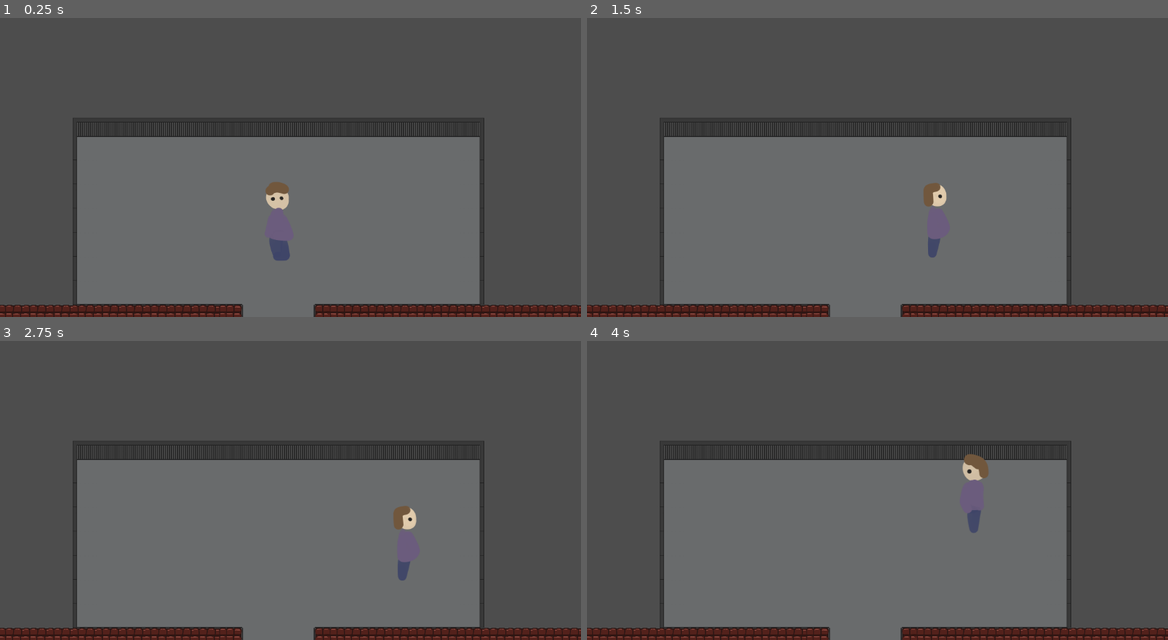
Above: before the commit, frames 1-4 (two rows, left to right).
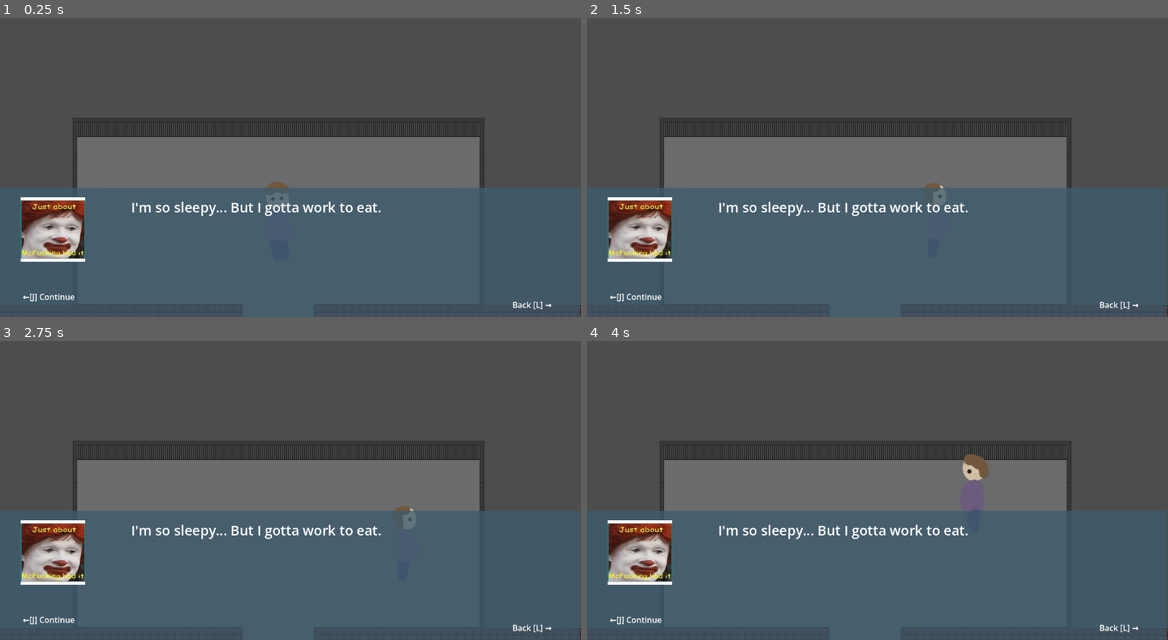
Above: after the commit, the same moments.

Repository: Isabelle1909/JuggleManMania
Game: Godot game, scene res://scenes/balcony_scene/balcony_scene.tscn
Same seed, same stepped clock (60 frames per second), same inputs: the game is played once before the commit and once after it. This scene is started directly instead of the project's main scene. The engine's default icon, where the game draws it, is replaced by a stand-in: a white triangle on a blue panel in a dark square.
Inputs:
- Up to frame 1 (0.25 s): no input
- Up to frame 2 (1.5 s): tap Enter at 0.5 s; hold D (move_right) 0.53-1.28 s; tap J (interact) at 0.6, 1.35 s; hold L (back) from 1.28 s (still down)
- Up to frame 3 (2.75 s): tap Space at 2 s; release L (back) at 2.03 s; hold D (move_right) from 2.03 s (still down); tap T (test input 1) at 2.1 s; tap J (interact) at 2.3 s
- Up to frame 4 (4 s): release D (move_right) at 2.78 s; hold Up (ui_up) 2.78-3.53 s; tap J (interact) at 2.85, 3.6 s; hold A (move_left) from 3.53 s (still down)

The runs differ from the first frame. In frame 1, 43% of the frame differs, in the area x 0-100%, y 56-100%; in frame 2, 43%; in frame 3, 43%; in frame 4, 43%.
Error before the commit: Invalid access to property or key 'visible' on a base object of type 'Nil'. (res://scripts/house_level/player.gd:44)
Error after the commit: Invalid access to property or key 'visible' on a base object of type 'Nil'. (res://scripts/house_level/player.gd:46)

Commit message:
did chunk

Diff:
--- a/juggle-man-mania-project/data/test_json.json
+++ b/juggle-man-mania-project/data/test_json.json
@@ -12,7 +12,7 @@
             "1": "Let's see what I got here",
             "2": "Hmm this looks good",
             "3": "I'll just grab this"
-		},
+		    },
 		"evening_1_neutral": {
             "1": "I haven't worn a lot of this stuff in a while.",
             "2": "I don't need to change clothes.",
@@ -138,5 +138,27 @@
       "3": "Maybe tonight will feel different. Probably not."
     }
 
+  },
+  "tutorial": {
+    "HANDS":{
+      "1": "Alright time to stretch",
+      "2": "One arm and then the other.",
+      "3": "Ahh.. that's better"
+    },
+    "NMBALL1": {
+      "1": "Now let's start by tossing a ball up and down",
+      "2": "guess i'm a bit rusty",
+      "3": "There we go, got a feel for the timing"
+    },
+    "MBALL1": {
+      "1": "alright time to get some more movement going",
+      "2": "oops",
+      "3": "Alright, I still got it!"
+    },
+    "MBALL2": {
+      "1": "Now, it's time to step up the game, and get juggling for real",
+      "2": "I just need a little more warming up",
+      "3": "They don't call me juggle man for nothing!"
+    }
   }
 }
--- /dev/null
+++ b/juggle-man-mania-project/scenes/balcony_scene/balcony_scene.gd
@@ -0,0 +1,11 @@
+extends Node2D
+
+var set_position
+var position_set = false
+
+@onready var parent = self.get_parent()
+
+
+
+func _ready() -> void:
+	pass #Text
--- a/juggle-man-mania-project/scenes/balcony_scene/balcony_scene.tscn
+++ b/juggle-man-mania-project/scenes/balcony_scene/balcony_scene.tscn
@@ -2,6 +2,7 @@
 
 [ext_resource type="TileSet" uid="uid://bhw3ra2uh0fnt" path="res://tilesets/balcony_tileset.tres" id="1_6g3yx"]
 [ext_resource type="PackedScene" uid="uid://dksw6vohgomcm" path="res://scenes/house_level/player.tscn" id="2_w2pqt"]
+[ext_resource type="PackedScene" uid="uid://effsrxenqkmr" path="res://scenes/ui_scenes/text_ui.tscn" id="3_i84ml"]
 
 [node name="Balcony_Scene" type="Node2D" unique_id=1986828564]
 
@@ -21,6 +22,7 @@
 
 [node name="player" parent="." unique_id=1271940088 instance=ExtResource("2_w2pqt")]
 position = Vector2(552, 447)
+collision_layer = 2
+collision_mask = 2
 
-[node name="RemoteTransform2D" type="RemoteTransform2D" parent="player" unique_id=582025047]
-remote_path = NodePath("../../Camera2D")
+[node name="text_ui" parent="." unique_id=1281821818 instance=ExtResource("3_i84ml")]
--- /dev/null
+++ b/juggle-man-mania-project/scenes/tutorial_scene.tscn
@@ -0,0 +1,19 @@
+[gd_scene format=3 uid="uid://cmqgquwchu6g5"]
+
+[ext_resource type="Script" uid="uid://djwk4ladk4mgx" path="res://scripts/juggling_level/tutorial/tutorial_scene.gd" id="1_yf4vk"]
+[ext_resource type="Texture2D" uid="uid://d3i4sqhx8wrdo" path="res://icon.svg" id="2_tbeqj"]
+[ext_resource type="PackedScene" uid="uid://0bj0hox2j6k3" path="res://scenes/juggling_level/juggling_player.tscn" id="3_k7w8g"]
+[ext_resource type="PackedScene" uid="uid://effsrxenqkmr" path="res://scenes/ui_scenes/text_ui.tscn" id="4_ki3mu"]
+
+[node name="tutorial_scene" type="Node2D" unique_id=1433285458]
+script = ExtResource("1_yf4vk")
+
+[node name="Sprite2D" type="Sprite2D" parent="." unique_id=2094491437]
+position = Vector2(574.5, 325)
+scale = Vector2(8.9765625, 5.046875)
+texture = ExtResource("2_tbeqj")
+
+[node name="juggling_player" parent="." unique_id=1964283372 instance=ExtResource("3_k7w8g")]
+position = Vector2(565, 526)
+
+[node name="text_ui" parent="." unique_id=1281821818 instance=ExtResource("4_ki3mu")]
--- a/juggle-man-mania-project/scripts/global/system_manager.gd
+++ b/juggle-man-mania-project/scripts/global/system_manager.gd
@@ -11,7 +11,7 @@
 var just_juggling = false
 
 var house_level = load("res://scenes/house_level/house.tscn")
-
+var balcony_level = preload("res://scenes/balcony_scene/balcony_scene.tscn")
 var juggle_level = load("res://scenes/juggling_level/juggling_scene.tscn")
 var results_scr = load("res://scenes/ui_scenes/ResultsScreenUI.tscn")
 var help_scr = load("res://scenes/ui_scenes/HelpScreen.tscn")
@@ -47,7 +47,7 @@
 	just_juggling = true
 
 func open_balcony():
-	print("opening_balcony")
+	pass
 
 func open_house(juggle_score,items_left):
 	#increment_time()
--- a/juggle-man-mania-project/scripts/global/text_manager.gd
+++ b/juggle-man-mania-project/scripts/global/text_manager.gd
@@ -16,6 +16,14 @@
 	"bed": 0,
 	"computer": 0,
 	"tutorial": 0
+}
+
+var talked_cutscene_nums = {
+	"HANDS" : 0,
+	"NMBALL1": 0,
+	"MBALL1": 0,
+	"MBALL2": 0
+
 }
 
 var all_text = {}
@@ -39,11 +47,11 @@
 	#Store the parsed data in the content dictionary
 	all_text = json_object.data
 
+
 #called on interaction with object, which passes it's name
 func display_text(ob_name):
 	if tb == null || hm ==null|| rs == null:
 		return
-
 	if hm.visible || rs.visible:
 		return
 	tb.visible = true
@@ -52,30 +60,36 @@
 	if talked_to_nums.has(ob_name):
 		#gets the correct text from the json file depending on object, time/day and number of
 		#times it's been spoken to
-		if ob_name.contains("tutorial"):
-			pass
-		else:
-			var path_string = str(SystemManager.time,"_",SystemManager.day,"_",SystemManager.mood)
-			print(talked_to_nums[ob_name], " ", ob_name)
-			talked_to_nums[ob_name] += 1
-			if !check_valid(ob_name,path_string):
-				talked_to_nums[ob_name] -= 1
-				check_valid(ob_name,path_string)
+		var path_string = str(SystemManager.time,"_",SystemManager.day,"_",SystemManager.mood)
+		print(talked_to_nums[ob_name], " ", ob_name)
+		talked_to_nums[ob_name] += 1
+		if !check_valid(ob_name,path_string,str(talked_to_nums[ob_name])):
+			talked_to_nums[ob_name] -= 1
+			check_valid(ob_name,path_string,str(talked_to_nums[ob_name]))
 
 		#will use text box UI to display later for now prints to console
 
-func check_valid(ob_name, path_string) -> bool:
+func check_valid(ob_name, path_string,line) -> bool:
 	if all_text.has(ob_name):
 		if all_text[ob_name].has(path_string):
-			if all_text[ob_name][path_string].has(str(talked_to_nums[ob_name])):
-				var text = all_text[ob_name][path_string][str(talked_to_nums[ob_name])]
+			if all_text[ob_name][path_string].has(line):
+				var text = all_text[ob_name][path_string][line]
 				print(text)
 				tb.get_node("Panel/RichTextLabel").text = text
 				return true
 	return false
 
-func display_cutscene_text(scene_name):
-	pass
+func display_cutscene_text(scene_name,section,line):
+	if tb == null || hm ==null|| rs == null:
+		return
+	if hm.visible || rs.visible:
+		return
+	tb.visible = true
+	if talked_cutscene_nums.has(section):
+		check_valid(scene_name,section,line)
+
+
+
 
 
 func close_text(ob_name):
--- a/juggle-man-mania-project/scripts/house_level/player.gd
+++ b/juggle-man-mania-project/scripts/house_level/player.gd
@@ -6,13 +6,15 @@
 var facing_ray
 var item_near = "none"
 var disabled = false
+var true_disabled = false
 var instanced = false
 var dir
 
 
 
 func _physics_process(delta: float) -> void:
-
+	if true_disabled:
+		return
 	if !disabled :
 		if !sprite_node_pos_tween or !sprite_node_pos_tween.is_running():
 
--- /dev/null
+++ b/juggle-man-mania-project/scripts/juggling_level/tutorial/tutorial_scene.gd
@@ -0,0 +1,17 @@
+extends Node2D
+
+
+@onready var text_ui = $text_ui
+@onready var text_box = $text_ui/Control
+
+enum PROGRESS {HANDS, NMBALL1, MBALL1, MBALL2}
+var section = PROGRESS.HANDS
+var line = 1
+
+func _ready() -> void:
+	text_ui.get_node("Control2").visible = false
+	text_box.position = Vector2(0,0)
+
+
+func _physics_process(delta: float) -> void:
+	TextManager.display_cutscene_text("tutorial",str(section),line)
--- a/juggle-man-mania-project/tutorial_scene.gd
+++ /dev/null
@@ -1,14 +0,0 @@
-extends Node2D
-
-
-@onready var text_ui = $text_ui
-@onready var text_box = $text_ui/Control
-
-enum progess {HANDS, NMBALL1, MBALL1, MBALL2}
-
-func _ready() -> void:
-	text_ui.get_node("Control2").visible = false
-	text_box.position = Vector2(0,0)
-
-func warm_up():
-	pass
Not shown, added: juggle-man-mania-project/scenes/balcony_scene/balcony_scene.gd.uid
Renamed: juggle-man-mania-project/tutorial_scene.tscn -> juggle-man-mania-project/scenes/juggling_level/tutorial/tutorial_scene.tscn
Renamed: juggle-man-mania-project/tutorial_scene.gd.uid -> juggle-man-mania-project/scripts/juggling_level/tutorial/tutorial_scene.gd.uid
